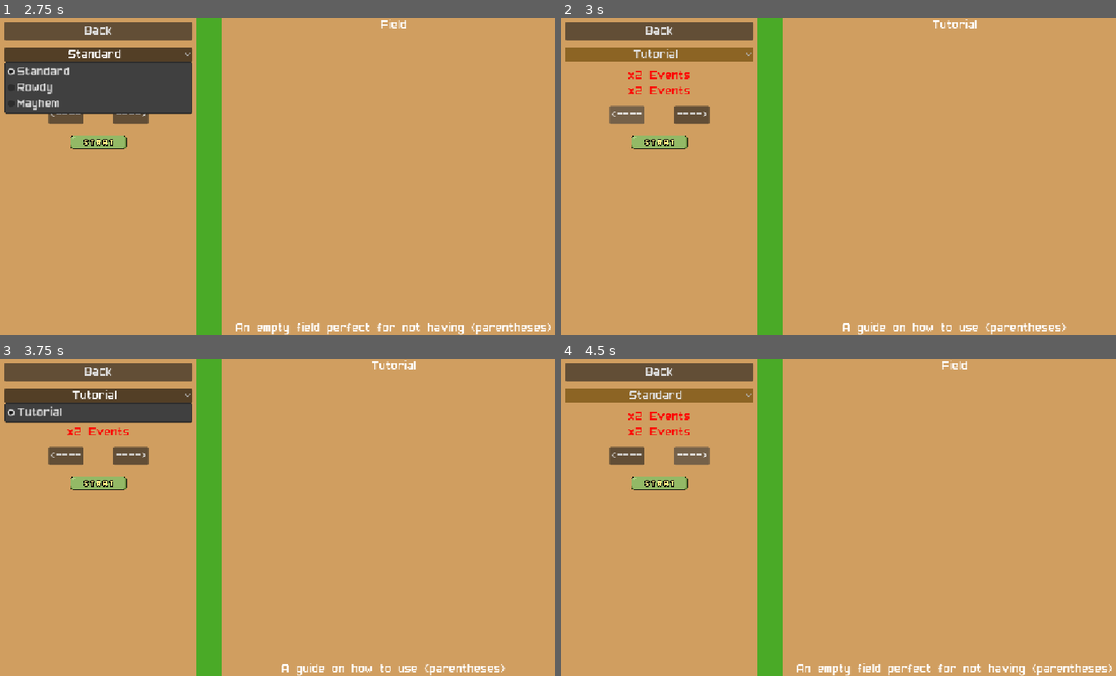
Above: before the commit, frames 1-4 (two rows, left to right).
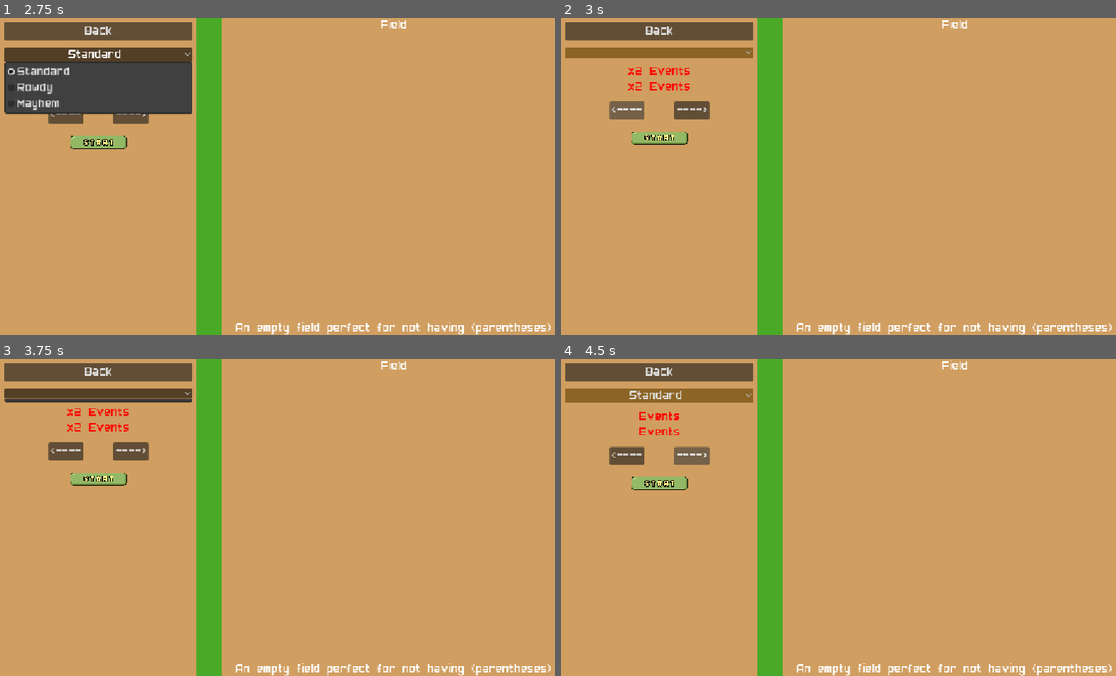
Above: after the commit, the same moments.

Repository: T3rryTim3/mhs-gamedev-02
Game: Godot game, scene res://scenes/UI/select.tscn
Two runs of this game, one before a commit and one after it. Both use one fixed random seed, a clock stepped at 60 frames per second and the inputs below. This scene is started directly instead of the project's main scene.
Inputs (mouse positions are in pixels of both pictures, inside the frame that each line leads up to):
- Up to frame 1 (2.75 s): click (99, 141) at 0.5 s; click (99, 141) at 1.25 s; click "Standard" at 2 s
- Up to frame 2 (3 s): click "<----" at 2.75 s
- Up to frame 3 (3.75 s): click (99, 393) at 3.5 s
- Up to frame 4 (4.5 s): click "---->" at 4.25 s

Frame 1 is identical in both runs. In frame 2, 2.7% of the frame differs, in the area x 0-100%, y 0-100%; in frame 3, 4.7%; in frame 4, 0.3%.
Error before the commit: Invalid call. Nonexistent function '_load_scene' in base 'Nil'. (res://select.gd:105)
Error after the commit: Invalid call. Nonexistent function '_load_scene' in base 'Nil'. (res://select.gd:114)

Commit message:
made custom sliders

Diff:
--- /dev/null
+++ b/projects/mhsdev-02/custom_sliders.tscn
@@ -0,0 +1,165 @@
+[gd_scene load_steps=2 format=3 uid="uid://bnp4x4n2jwes6"]
+
+[sub_resource type="StyleBoxFlat" id="StyleBoxFlat_1oimh"]
+bg_color = Color(0.413237, 0.100428, 0, 1)
+corner_radius_top_left = 20
+corner_radius_top_right = 20
+corner_radius_bottom_right = 20
+corner_radius_bottom_left = 20
+
+[node name="CustomSliders" type="PanelContainer"]
+anchors_preset = 10
+anchor_right = 1.0
+offset_left = -2.0
+offset_top = 39.0
+offset_right = -2.0
+offset_bottom = 102.0
+grow_horizontal = 2
+theme_override_styles/panel = SubResource("StyleBoxFlat_1oimh")
+
+[node name="VBoxContainer" type="VBoxContainer" parent="."]
+layout_mode = 2
+
+[node name="MarginContainer" type="MarginContainer" parent="VBoxContainer"]
+layout_mode = 2
+theme_override_constants/margin_left = 50
+theme_override_constants/margin_top = 20
+theme_override_constants/margin_right = 50
+theme_override_constants/margin_bottom = 20
+
+[node name="HSplitContainer" type="HSplitContainer" parent="VBoxContainer/MarginContainer"]
+layout_mode = 2
+theme_override_constants/separation = 200
+
+[node name="VBoxContainer" type="VBoxContainer" parent="VBoxContainer/MarginContainer/HSplitContainer"]
+layout_mode = 2
+
+[node name="Label" type="Label" parent="VBoxContainer/MarginContainer/HSplitContainer/VBoxContainer"]
+layout_mode = 2
+text = "Event Cooldown"
+
+[node name="VBoxContainer2" type="VBoxContainer" parent="VBoxContainer/MarginContainer/HSplitContainer"]
+layout_mode = 2
+
+[node name="Cooldown" type="HSlider" parent="VBoxContainer/MarginContainer/HSplitContainer/VBoxContainer2"]
+layout_mode = 2
+
+[node name="MarginContainer2" type="MarginContainer" parent="VBoxContainer"]
+layout_mode = 2
+theme_override_constants/margin_left = 50
+theme_override_constants/margin_top = 20
+theme_override_constants/margin_right = 50
+theme_override_constants/margin_bottom = 20
+
+[node name="HSplitContainer" type="HSplitContainer" parent="VBoxContainer/MarginContainer2"]
+layout_mode = 2
+theme_override_constants/separation = 151
+
+[node name="VBoxContainer" type="VBoxContainer" parent="VBoxContainer/MarginContainer2/HSplitContainer"]
+layout_mode = 2
+
+[node name="Label" type="Label" parent="VBoxContainer/MarginContainer2/HSplitContainer/VBoxContainer"]
+layout_mode = 2
+text = "Item Spawn Cooldown"
+
+[node name="VBoxContainer2" type="VBoxContainer" parent="VBoxContainer/MarginContainer2/HSplitContainer"]
+layout_mode = 2
+
+[node name="ItemSpawn" type="HSlider" parent="VBoxContainer/MarginContainer2/HSplitContainer/VBoxContainer2"]
+layout_mode = 2
+
+[node name="MarginContainer3" type="MarginContainer" parent="VBoxContainer"]
+layout_mode = 2
+theme_override_constants/margin_left = 50
+theme_override_constants/margin_top = 20
+theme_override_constants/margin_right = 50
+theme_override_constants/margin_bottom = 20
+
+[node name="HSplitContainer" type="HSplitContainer" parent="VBoxContainer/MarginContainer3"]
+layout_mode = 2
+theme_override_constants/separation = 175
+
+[node name="VBoxContainer" type="VBoxContainer" parent="VBoxContainer/MarginContainer3/HSplitContainer"]
+layout_mode = 2
+
+[node name="Label" type="Label" parent="VBoxContainer/MarginContainer3/HSplitContainer/VBoxContainer"]
+layout_mode = 2
+text = "Temperature Drain"
+
+[node name="VBoxContainer2" type="VBoxContainer" parent="VBoxContainer/MarginContainer3/HSplitContainer"]
+layout_mode = 2
+
+[node name="Temperature" type="HSlider" parent="VBoxContainer/MarginContainer3/HSplitContainer/VBoxContainer2"]
+layout_mode = 2
+
+[node name="MarginContainer4" type="MarginContainer" parent="VBoxContainer"]
+layout_mode = 2
+theme_override_constants/margin_left = 50
+theme_override_constants/margin_top = 20
+theme_override_constants/margin_right = 50
+theme_override_constants/margin_bottom = 20
+
+[node name="HSplitContainer" type="HSplitContainer" parent="VBoxContainer/MarginContainer4"]
+layout_mode = 2
+theme_override_constants/separation = 208
+
+[node name="VBoxContainer" type="VBoxContainer" parent="VBoxContainer/MarginContainer4/HSplitContainer"]
+layout_mode = 2
+
+[node name="Label" type="Label" parent="VBoxContainer/MarginContainer4/HSplitContainer/VBoxContainer"]
+layout_mode = 2
+text = "Event Strength"
+
+[node name="VBoxContainer2" type="VBoxContainer" parent="VBoxContainer/MarginContainer4/HSplitContainer"]
+layout_mode = 2
+
+[node name="Events" type="HSlider" parent="VBoxContainer/MarginContainer4/HSplitContainer/VBoxContainer2"]
+layout_mode = 2
+
+[node name="MarginContainer5" type="MarginContainer" parent="VBoxContainer"]
+layout_mode = 2
+theme_override_constants/margin_left = 50
+theme_override_constants/margin_top = 20
+theme_override_constants/margin_right = 50
+theme_override_constants/margin_bottom = 20
+
+[node name="HSplitContainer" type="HSplitContainer" parent="VBoxContainer/MarginContainer5"]
+layout_mode = 2
+theme_override_constants/separation = 208
+
+[node name="VBoxContainer" type="VBoxContainer" parent="VBoxContainer/MarginContainer5/HSplitContainer"]
+layout_mode = 2
+
+[node name="Label" type="Label" parent="VBoxContainer/MarginContainer5/HSplitContainer/VBoxContainer"]
+layout_mode = 2
+text = "Thirst Modifier"
+
+[node name="VBoxContainer2" type="VBoxContainer" parent="VBoxContainer/MarginContainer5/HSplitContainer"]
+layout_mode = 2
+
+[node name="Thirst" type="HSlider" parent="VBoxContainer/MarginContainer5/HSplitContainer/VBoxContainer2"]
+layout_mode = 2
+
+[node name="MarginContainer6" type="MarginContainer" parent="VBoxContainer"]
+layout_mode = 2
+theme_override_constants/margin_left = 50
+theme_override_constants/margin_top = 20
+theme_override_constants/margin_right = 50
+theme_override_constants/margin_bottom = 20
+
+[node name="HSplitContainer" type="HSplitContainer" parent="VBoxContainer/MarginContainer6"]
+layout_mode = 2
+theme_override_constants/separation = 198
+
+[node name="VBoxContainer" type="VBoxContainer" parent="VBoxContainer/MarginContainer6/HSplitContainer"]
+layout_mode = 2
+
+[node name="Label" type="Label" parent="VBoxContainer/MarginContainer6/HSplitContainer/VBoxContainer"]
+layout_mode = 2
+text = "Hunger Modifier"
+
+[node name="VBoxContainer2" type="VBoxContainer" parent="VBoxContainer/MarginContainer6/HSplitContainer"]
+layout_mode = 2
+
+[node name="Hunger" type="HSlider" parent="VBoxContainer/MarginContainer6/HSplitContainer/VBoxContainer2"]
+layout_mode = 2
--- a/projects/mhsdev-02/scenes/UI/select.tscn
+++ b/projects/mhsdev-02/scenes/UI/select.tscn
@@ -1,8 +1,9 @@
-[gd_scene load_steps=4 format=3 uid="uid://cr75yhrni3tcn"]
+[gd_scene load_steps=5 format=3 uid="uid://cr75yhrni3tcn"]
 
 [ext_resource type="Script" uid="uid://chcsl85yq7660" path="res://select.gd" id="1_catev"]
 [ext_resource type="Theme" uid="uid://csflkx7jsvvxb" path="res://Resources/UI.tres" id="1_gup8f"]
 [ext_resource type="Texture2D" uid="uid://0ug226hayure" path="res://images/UI/Start Button.png" id="3_gup8f"]
+[ext_resource type="PackedScene" uid="uid://bnp4x4n2jwes6" path="res://custom_sliders.tscn" id="4_bfs70"]
 
 [node name="Control" type="Control"]
 layout_mode = 3
@@ -69,6 +70,9 @@
 icon = ExtResource("3_gup8f")
 flat = true
 
+[node name="CustomSliders" parent="PanelContainer/MarginContainer/VBoxContainer" instance=ExtResource("4_bfs70")]
+layout_mode = 2
+
 [node name="PanelContainer2" type="PanelContainer" parent="."]
 layout_mode = 1
 anchors_preset = 11
--- a/projects/mhsdev-02/scripts/Singletons/general_config.gd
+++ b/projects/mhsdev-02/scripts/Singletons/general_config.gd
@@ -48,6 +48,10 @@
 			data.event_cooldown = 100000
 			data.item_spawn_cooldown = 2.5
 			data.temp_drain = 0
+			data.strength_per_minute = 0.1
+			data.thirst_multi = 0.5
+			data.hunger_multi = 0.5
+
 			return data
 
 		#Field Settings
@@ -98,7 +102,7 @@
 			data.event_cooldown = 50
 			data.temp_drain = 1.6
 			data.thirst_multi = 1.5
-			data.hunger = 1
+			data.hunger_multi = 1
 			return data
 
 		GameDifficulties.TUNDRA_MAYHEM:
@@ -116,6 +120,21 @@
 			data.thirst_multi = 1.25
 			data.hunger_multi = 0.8
 			return data
+
+		GameDifficulties.CUSTOM:
+			var data = Level.LevelData.new()
+			var sliders_root = get_node("/root/select/CustomSliders")
+			data.event_cooldown = sliders_root.get_node("Cooldown").value
+			data.item_spawn_cooldown = sliders_root.get_node("ItemSpawn").value
+			data.temp_drain = sliders_root.get_node("Temperature").value
+			data.strength_per_minute = sliders_root.get_node("Events").value
+			data.thirst_multi = sliders_root.get_node("Thirst").value
+			data.hunger_multi = sliders_root.get_node("Hunger").value
+
+			return data
+
+
+
 		_:
 			return Level.LevelData.new()
 
--- a/projects/mhsdev-02/select.gd
+++ b/projects/mhsdev-02/select.gd
@@ -49,12 +49,20 @@
 				]
 			}
 		]
+	},
+	{
+		"name": "Custom",
+		"description": "A sandbox to play as you wish",
+		"scene_enum": "p",
+		"image_path": "res://images/placeholder.png"
+
 	}
 ]
 
 var current_level_index = 0
 @onready var mode_dropdown = $PanelContainer/MarginContainer/VBoxContainer/Difficulty
 @onready var descriptions = $PanelContainer/MarginContainer/VBoxContainer/Descriptions
+@onready var custom_sliders = $PanelContainer/MarginContainer/VBoxContainer/CustomSliders
 
 
 #func update_button(button):
@@ -68,6 +76,7 @@
 	#var levelbutton = $TextureButton
 	var forward = $PanelContainer/MarginContainer/VBoxContainer/HBoxContainer2/Forward
 	var back = $PanelContainer/MarginContainer/VBoxContainer/HBoxContainer2/Back
+	custom_sliders.visible = false
 	_update_data()
 
 
